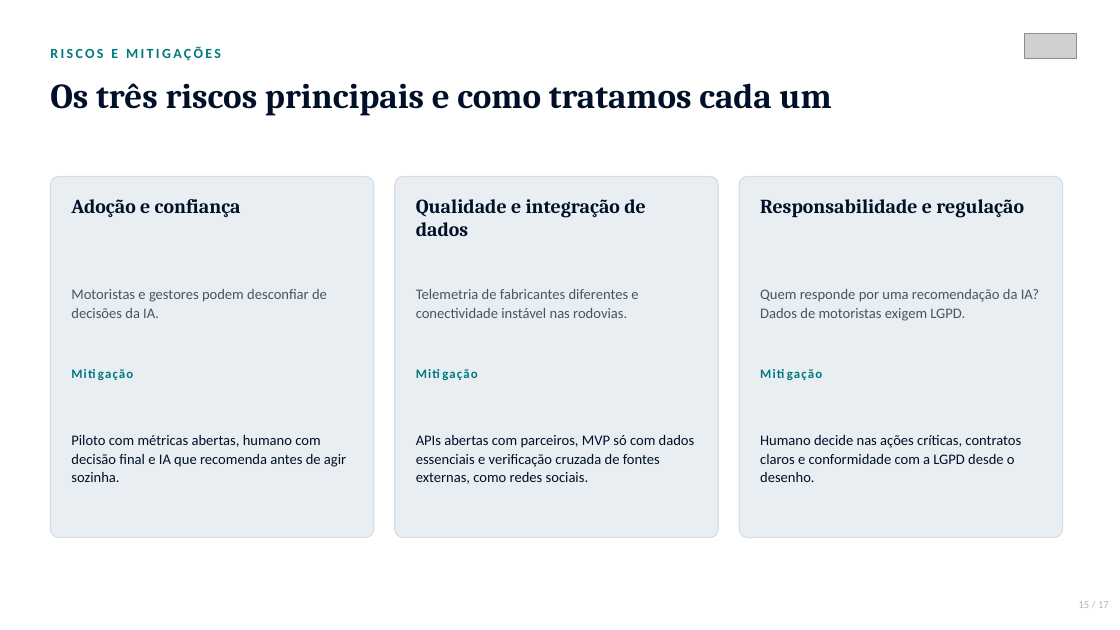
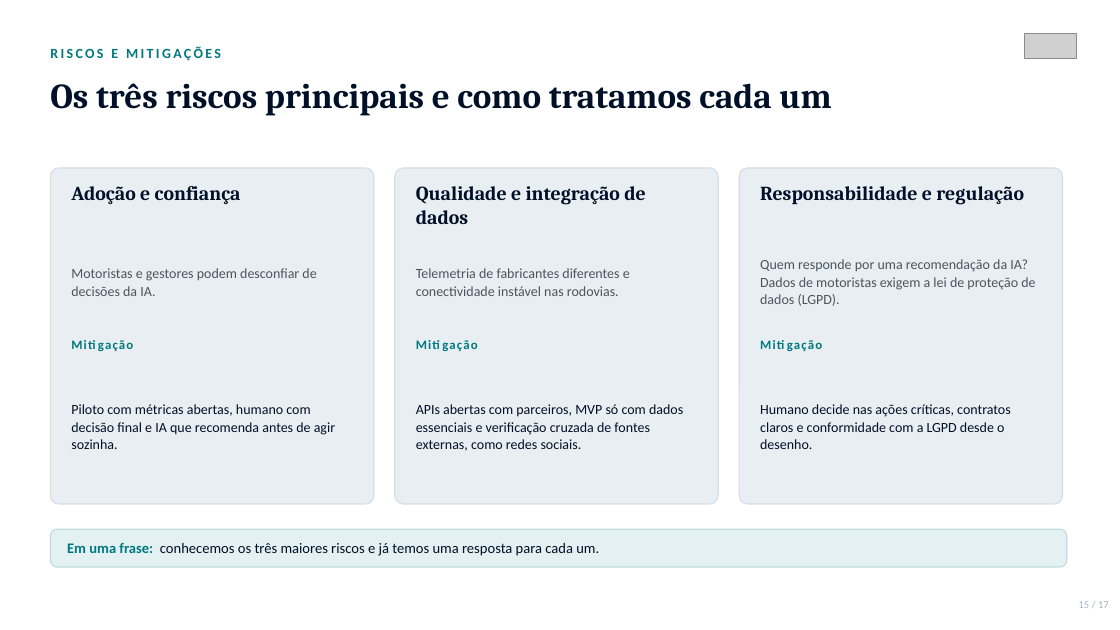
Before and after one commit to phdandrade-pixel/fleetmind-ai, a slide deck: slide 15 of pitch/FleetMind_AI_Apresentacao_Executiva.pptx. Drawn at 1120x630 pixels with LibreOffice and Linux fonts; fonts in the diff are those of the drawing; grey boxes stand for pictures. Boxes give left, top, right and bottom in pixels: in the first picture for what was removed or moved away, otherwise in the second. Text is boxed around its words. In the diff, an @@ line names an element or a change of style, - is before the commit and + after.

```diff
--- a/pitch/FleetMind_AI_Apresentacao_Executiva.pptx
+++ b/pitch/FleetMind_AI_Apresentacao_Executiva.pptx
@@ rounded rectangle: place and size @@
-rounded rectangle at [50, 176, 374, 538]
+rounded rectangle at [50, 168, 374, 504]
@@ rounded rectangle: place and size @@
-rounded rectangle at [395, 176, 718, 538]
+rounded rectangle at [395, 168, 718, 504]
@@ rounded rectangle: place and size @@
-rounded rectangle at [739, 176, 1063, 538]
+rounded rectangle at [739, 168, 1063, 504]
@@ text "Adoção e confiança": place and size @@
-text "Adoção e confiança" at [71, 199, 241, 217]
+text "Adoção e confiança" at [71, 186, 241, 204]
@@ text "Qualidade e integração de dados": place and size @@
-text "Qualidade e integração de dados" at [416, 199, 645, 236]
+text "Qualidade e integração de dados" at [416, 186, 645, 224]
@@ text "Responsabilidade e regulação": place and size @@
-text "Responsabilidade e regulação" at [760, 199, 1024, 218]
+text "Responsabilidade e regulação" at [760, 186, 1024, 205]
@@ text "Motoristas e gestores podem desconfiar ...": place and size @@
-text "Motoristas e gestores podem desconfiar ..." at [71, 289, 327, 318]
+text "Motoristas e gestores podem desconfiar ..." at [71, 268, 316, 296]
@@ text "Telemetria de fabricantes diferentes e ...": place and size @@
-text "Telemetria de fabricantes diferentes e ..." at [416, 289, 638, 318]
+text "Telemetria de fabricantes diferentes e ..." at [416, 268, 630, 296]
@@ text at [760, 259, 1035, 306]: text changed; size 12.5 to 12 pt @@
-Quem responde por uma recomendação da IA? Dados de motoristas exigem LGPD.
+Quem responde por uma recomendação da IA? Dados de motoristas exigem a lei de proteção de dados (LGPD).
@@ size 12.5 to 12 pt; line spacing 16pt to 15pt in 5 elements at [71, 268, 316, 296], [416, 268, 630, 296], [71, 404, 335, 449], [416, 404, 683, 451], [760, 404, 1011, 449] @@
@@ 6 texts: place and size @@
-6 texts at [71, 361, 1046, 484]
+6 texts at [71, 332, 1046, 451]
@@ rounded rectangle added at [50, 529, 1067, 567], fill #E3F1F2, outline #BFDCDF 1 pt @@
@@ text added at [67, 543, 599, 556], 12.5 pt, text #001028 @@
+Em uma frase: conhecemos os três maiores riscos e já temos uma resposta para cada um.
```
Also in this commit, not shown: 14 other slides changed, 1 other file.
